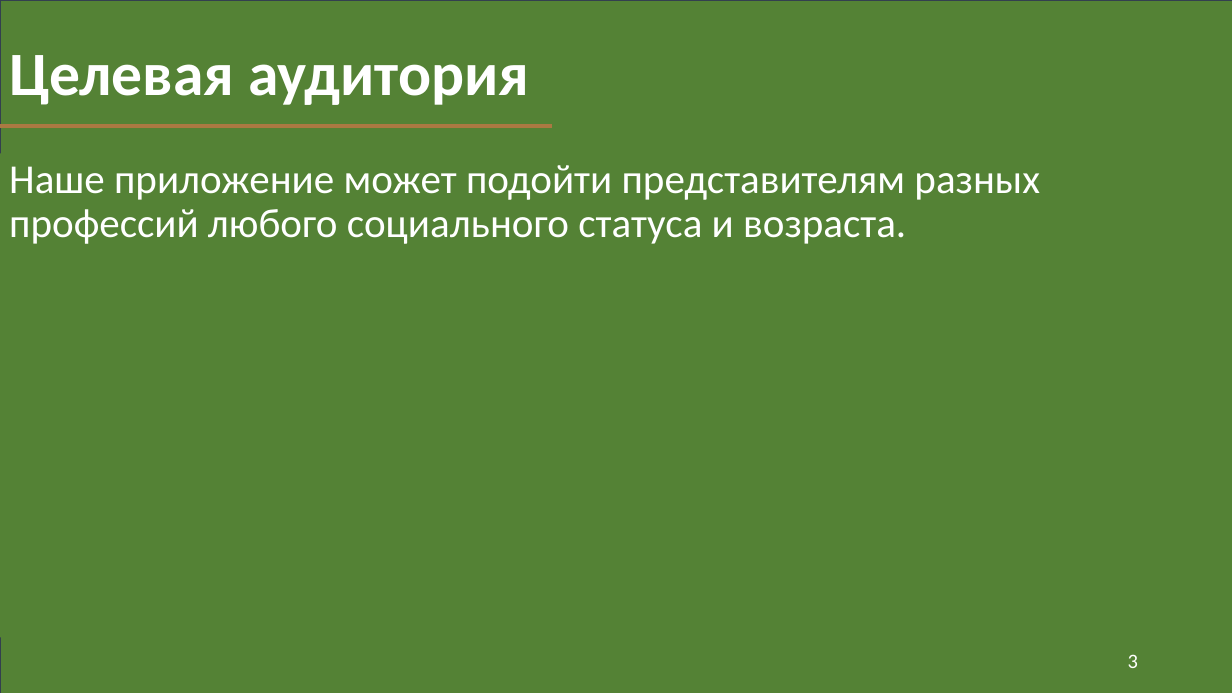
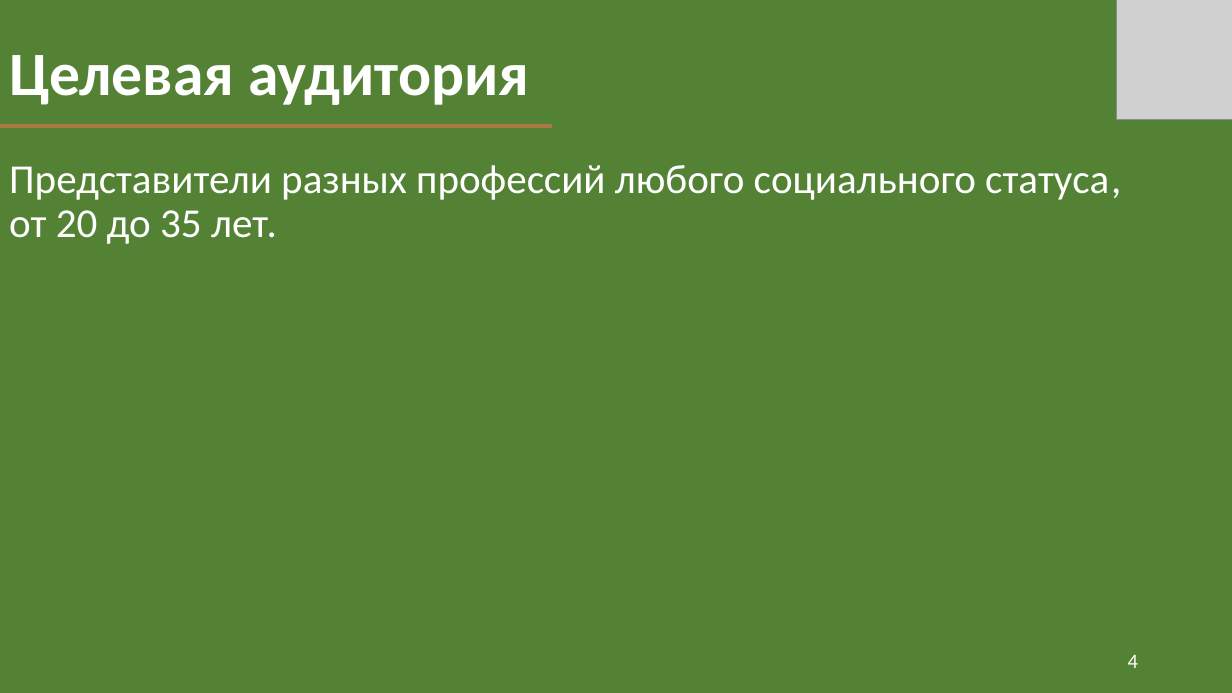
Before and after one commit to FDMan12/news-with-tags, a slide deck: slide 4 of Documentation/my_news_presentation.pptx (slide 3 before the commit). Drawn at 1232x693 pixels with LibreOffice and Linux fonts; fonts in the diff are those of the drawing; grey boxes stand for pictures. Boxes give left, top, right and bottom in pixels: in the first picture for what was removed or moved away, otherwise in the second. Text is boxed around its words. In the diff, an @@ line names an element or a change of style, - is before the commit and + after.

```diff
--- a/Documentation/my_news_presentation.pptx
+++ b/Documentation/my_news_presentation.pptx
@@ picture added at (x1=1116, y1=0, x2=1232, y2=119) @@
@@ subtitle at (x1=9, y1=165, x2=1121, y2=244): text changed @@
-Наше приложение может подойти представителям разных профессий любого социального статуса и возраста.
+Представители разных профессий любого социального статуса, от 20 до 35 лет.
@@ page number at (x1=1128, y1=655, x2=1138, y2=668): text changed @@
-3
+4
```
Also in this commit, not shown: 8 other slides changed, 1 slide added, 3 other files.
